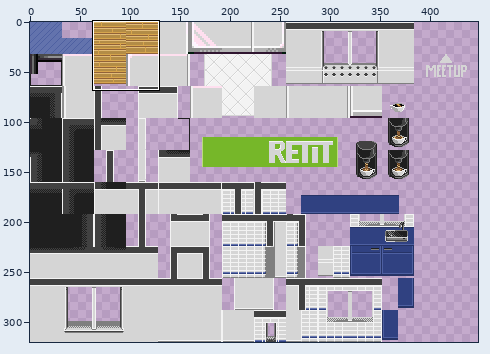
Edited in one commit: sprite sheet (office_tileset.png). The first picture is a wide view before the edit; the outline marks the close-up.
Close-up. Before the commit:
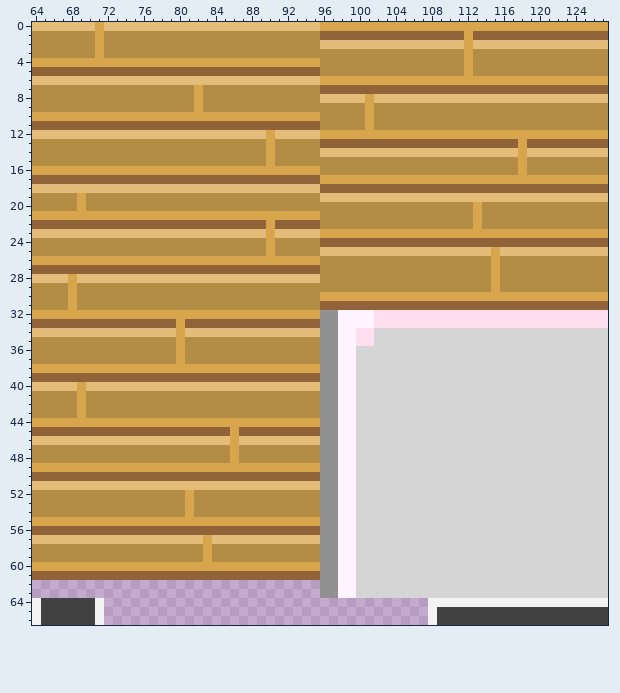
The file is 448x320 pixels. Colours within 5 levels of each other are drawn and written as one. Shown: x 64..127, y 0..66. The commit also changed other parts of the picture, which this record leaves out.
The result:
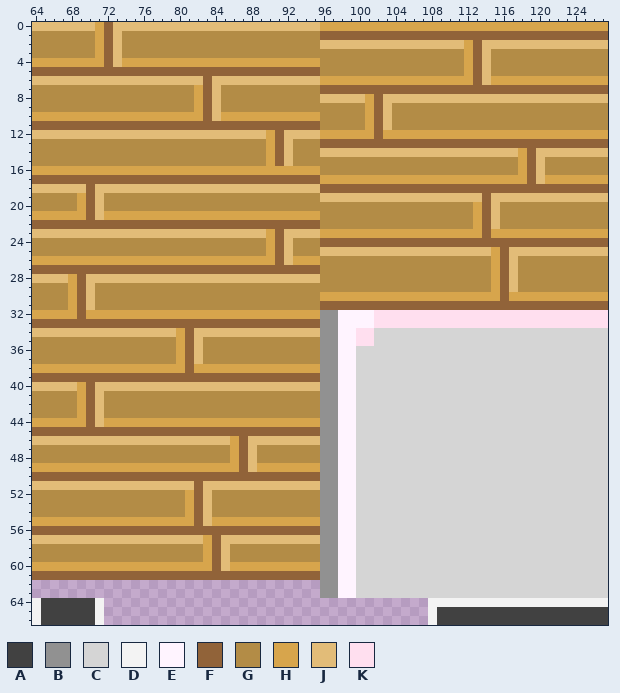
Palette (. is transparent): A #414141  B #919191  C #d5d5d5  D #f3f3f3  E #fff4ff  F #916339  G #b38c46  H #d7a54c  J #e2bc78  K #ffdfef
Difference:
Changed rows in their new state; - is an unchanged pixel.
first column x 69:
 0 ---F------------------------------------------------
 1 ---FJ--------------------------------------F--------
 2 ---FJ---------------------------------------F-------
 3 ---FJ---------------------------------------FJ------
 4 ---FJ---------------------------------------FJ------
 5 --------------------------------------------FJ------
 6 --------------F-----------------------------FJ------
 7 --------------FJ------------------------------------
 8 --------------FJ-----------------F------------------
 9 --------------FJ-----------------FJ-----------------
10 --------------FJ-----------------FJ-----------------
11 ---------------------------------FJ-----------------
12 ----------------------F----------F------------------
13 ----------------------FJ-------------------------F--
14 ----------------------FJ--------------------------F-
15 ----------------------FJ--------------------------FJ
16 --------------------------------------------------FJ
17 --------------------------------------------------FJ
18 -F--------------------------------------------------
19 -FJ------------------------------------------F------
20 -FJ------------------------------------------FJ-----
21 -FJ------------------------------------------FJ-----
22 ---------------------F-----------------------FJ-----
23 ----------------------F----------------------F------
24 ----------------------FJ----------------------------
25 ----------------------FJ-----------------------F----
26 ----------------------FJ-----------------------FJ---
27 -----------------------------------------------FJ---
28 F----------------------------------------------FJ---
29 FJ---------------------------------------------FJ---
30 FJ---------------------------------------------F----
31 FJ--------------------------------------------------
32 F---------------------------------------------------
33 -----------F----------------------------------------
34 ------------F---------------------------------------
35 ------------FJ--------------------------------------
36 ------------FJ--------------------------------------
37 ------------FJ--------------------------------------
38 ------------F---------------------------------------
40 -F--------------------------------------------------
41 -FJ-------------------------------------------------
42 -FJ-------------------------------------------------
43 -FJ-------------------------------------------------
44 -FJ-------------------------------------------------
45 -----------------F----------------------------------
46 ------------------F---------------------------------
47 ------------------FJ--------------------------------
48 ------------------FJ--------------------------------
49 ------------------FJ--------------------------------
51 -------------F--------------------------------------
52 -------------FJ-------------------------------------
53 -------------FJ-------------------------------------
54 -------------FJ-------------------------------------
55 -------------FJ-------------------------------------
57 ---------------F------------------------------------
58 ---------------FJ-----------------------------------
59 ---------------FJ-----------------------------------
60 ---------------FJ-----------------------------------
